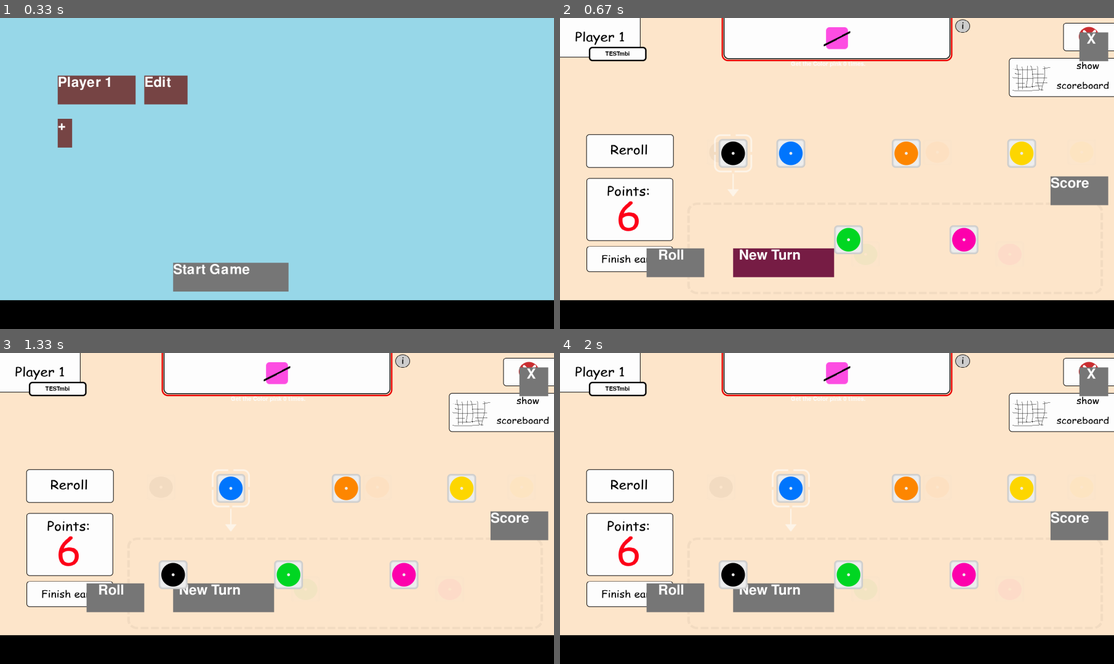
Above: before the commit, frames 1-4 (two rows, left to right).
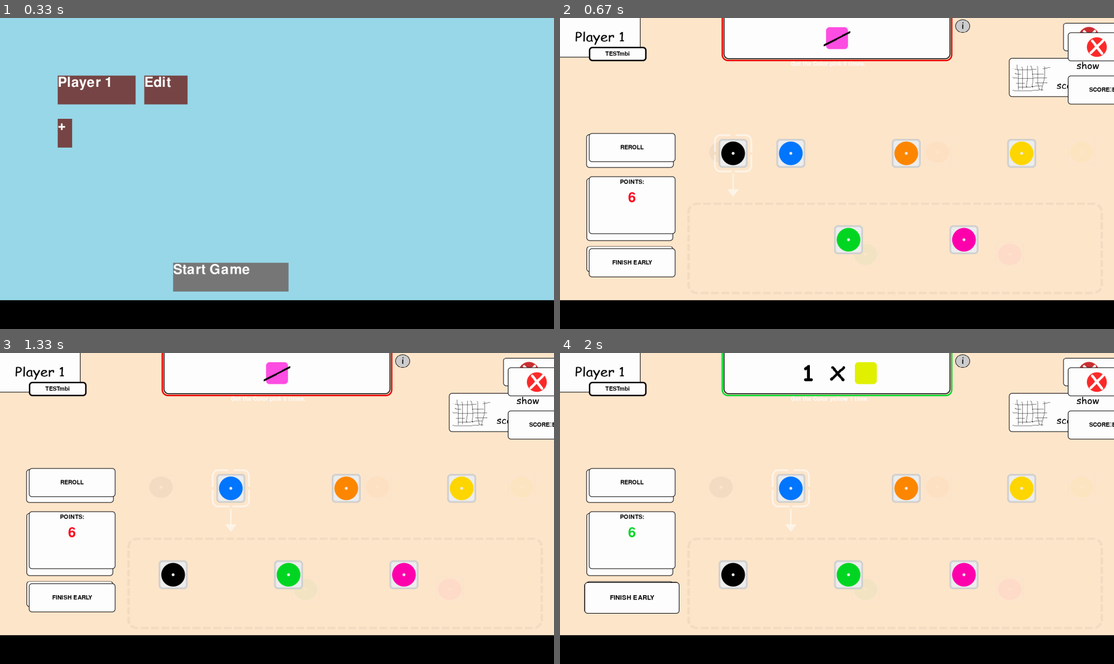
Above: after the commit, the same moments.

Repository: MathiasMeis/PygameKribbeln
Game: pygame game, started from code/mainGameLoop.py
Same seed, same stepped clock (60 frames per second), same inputs: the game is played once before the commit and once after it.
Inputs (mouse positions are in pixels of both pictures, inside the frame that each line leads up to):
- Up to frame 1 (0.33 s): no input
- Up to frame 2 (0.67 s): click "Start Game" at 0.38 s
- Up to frame 3 (1.33 s): click (171, 486) at 0.78 s; hold Right from 1.03 s (still down)
- Up to frame 4 (2 s): release Right at 1.5 s; click (632, 598) at 1.82 s, where only the run after the commit has a clickable "FINISH EARLY"

Frame 1 is identical in both runs. In frame 2, 6.1% of the frame differs, in the area x 5-100%, y 4-84%; in frame 3, 6.0%; in frame 4, 7.2%, in the area x 4-100%, y 0-84%.

Commit message:
Buttons in mainScreen überarbeitet
Alte Buttons entfernt und neue mithilfe der Klasse Button erstellt.

Diff:
--- a/code/mainScreen.py
+++ b/code/mainScreen.py
@@ -33,17 +33,13 @@
     closeLabel = font.render("X", 1, (255, 255, 255))
     scoreLabel = font.render("Score", 1, (255, 255, 255))
     testButton : Button = Button(100,100,200,50,"TESTmbi")
+    rerollButton : Button = Button(100,400,300,100,"REROLL",imageName="300x100White")
+    finishButton : Button = Button(100,800,300,100,"FINISH EARLY",imageName="300x100White")
+    quitButton : Button = Button(1760,50,300,100," ",imageName="300x100Quit")
+    scoreBoardButton : Button = Button(1760,200,300,100,"SCORE\nBOARD",imageName="300x100White")
 
     size = weight, height = 1920, 980 # 1920, 1080
     background = pygame.transform.scale(pygame.image.load(ImageHelper.getBackground("concept")), size)
-
-    def inThrowButton(x,y):
-        if MainScreen.throwButtonPos[0] <= x <= MainScreen.throwButtonPos[0]+MainScreen.throwButtonPos[2] and MainScreen.throwButtonPos[1] <= y <= MainScreen.throwButtonPos[1]+MainScreen.throwButtonPos[3]: return True
-        else: return False
-
-    def inTurnButton(x,y):
-        if MainScreen.turnButtonPos[0] <= x <= MainScreen.turnButtonPos[0]+MainScreen.turnButtonPos[2] and MainScreen.turnButtonPos[1] <= y <= MainScreen.turnButtonPos[1]+MainScreen.turnButtonPos[3]: return True
-        else: return False
 
     def mightBeDieStateChange(x,y) -> bool:
         if():
@@ -51,49 +47,22 @@
         else:
             return False
 
-    def inScoreButton(x,y):
-        if MainScreen.scoreButtonPos[0] <= x <= MainScreen.scoreButtonPos[0]+MainScreen.scoreButtonPos[2] and MainScreen.scoreButtonPos[1] <= y <= MainScreen.scoreButtonPos[1]+MainScreen.scoreButtonPos[3]: return True
-        else: return False
+    def drawPointsLabel(display):
+        display.blit(pygame.image.load(os.path.join(ImageHelper.getButton("300x200White"))),(100, 550))
 
-    def inCloseButton(x,y):
-        if MainScreen.closeButtonPos[0] <= x <= MainScreen.closeButtonPos[0]+MainScreen.closeButtonPos[2] and MainScreen.closeButtonPos[1] <= y <= MainScreen.closeButtonPos[1]+MainScreen.closeButtonPos[3]: return True
-        else: return False
+        pointsHeaderLabel = MainScreen.smallFont.render("POINTS:", 1, (0, 0, 0))
+        headerCentering : int = (150) - (pointsHeaderLabel.get_width() /2)
+        display.blit(pointsHeaderLabel, [100+headerCentering,560])
 
 
-    def drawThrowButton(display,mouse):
-        if MainScreen.inThrowButton(mouse[0],mouse[1]):
-            pygame.draw.rect(display, (120,30,70), MainScreen.throwButtonPos)
+        pointFont  = pygame.font.SysFont("comicsans", 70)
+
+        if(ScoreBoard.tasks[Game.currentRound].isCompleted(Game.playingDice)):
+            pointsLabel = pointFont.render(f"{Game.playingDice.getValues()}", 1, (0, 216, 36))
         else:
-            pygame.draw.rect(display, (120,120,120), MainScreen.throwButtonPos)
-        display.blit(MainScreen.throwLabel, MainScreen.throwLabelPos)
-        #Hier später einfach Bild von Button Neuer Wurf rein
-
-    def drawNewTurnButton(display,mouse):
-        if MainScreen.inTurnButton(mouse[0],mouse[1]):
-            pygame.draw.rect(display, (120,30,70), MainScreen.turnButtonPos)
-        else:
-            pygame.draw.rect(display, (120,120,120), MainScreen.turnButtonPos)
-        display.blit(MainScreen.turnLabel, MainScreen.turnLabelPos)
-        #Hier später einfach Bild von Button Neuer Zug rein
-
-
-    def drawScoreButton(display,mouse):
-        if MainScreen.inScoreButton(mouse[0],mouse[1]):
-            pygame.draw.rect(display, (120,30,70), MainScreen.scoreButtonPos)
-        else:
-            pygame.draw.rect(display, (120,120,120), MainScreen.scoreButtonPos)
-        display.blit(MainScreen.scoreLabel, MainScreen.scoreLabelPos)
-        #Hier später einfach Bild von Button Neuer Zug rein
-
-
-    def drawCloseButton(display,mouse):
-        if MainScreen.inCloseButton(mouse[0],mouse[1]):
-            pygame.draw.rect(display, (120,30,70), MainScreen.closeButtonPos)
-        else:
-            pygame.draw.rect(display, (120,120,120), MainScreen.closeButtonPos)
-        display.blit(MainScreen.closeLabel, MainScreen.closeLabelPos)
-        #Hier später einfach Bild von Button Neuer Zug rein
-
+            pointsLabel = pointFont.render(f"{Game.playingDice.getValues()}", 1, (255, 0, 25))
+        centering : int = (150) - (pointsLabel.get_width() /2)
+        display.blit(pointsLabel, [100+centering,600])
 
     def drawDice(display,mouse):
         MainScreen.testButton.draw(display)
@@ -189,14 +158,13 @@
         else:
             if event.type == pygame.MOUSEBUTTONDOWN:
                 mouse = pygame.mouse.get_pos()
-                if MainScreen.inThrowButton(mouse[0],mouse[1]):
+                if(MainScreen.rerollButton.mouseIsIn(mouse[0],mouse[1])):
                     Game.playingDice.reroll()
                 if MainScreen.testButton.mouseIsIn(mouse[0],mouse[1]):
                     print("HI")
-
-                if MainScreen.inTurnButton(mouse[0],mouse[1]):
+                if(MainScreen.finishButton.mouseIsIn(mouse[0],mouse[1])):
                     Game.currentRound += 1
-                if MainScreen.inCloseButton(mouse[0],mouse[1]):
+                if (MainScreen.quitButton.mouseIsIn(mouse[0], mouse [1])):
                     MainScreen.isShowQuitMessageBoard = True
                 if DiceRerollHandler.setIndexWithMouse(mouse):
                     DiceRerollHandler.switchReroll()
@@ -208,14 +176,19 @@
     def on_loop(display):
         display.blit(MainScreen.background, (0,0))
         mouse = pygame.mouse.get_pos()
-        MainScreen.drawThrowButton(display,mouse)
-        MainScreen.drawNewTurnButton(display,mouse)
         MainScreen.drawDice(display,mouse)
         MainScreen.drawTaskTable(display)
         MainScreen.drawTaskIcon(display)
         MainScreen.drawTask(display)
-        MainScreen.drawCloseButton(display,mouse)
-        MainScreen.drawScoreButton(display,mouse)
+        MainScreen.drawPointsLabel(display)
+        MainScreen.quitButton.draw(display)
+        MainScreen.quitButton.mouseIsIn(mouse[0], mouse[1])
+        MainScreen.scoreBoardButton.draw(display)
+        MainScreen.scoreBoardButton.mouseIsIn(mouse[0], mouse[1])
+        MainScreen.finishButton.draw(display)
+        MainScreen.finishButton.mouseIsIn(mouse[0], mouse[1])
+        MainScreen.rerollButton.draw(display)
+        MainScreen.rerollButton.mouseIsIn(mouse[0], mouse[1])
         MainScreen.testButton.mouseIsIn(mouse[0], mouse[1])
         if(MainScreen.isShowScoreBoard):
             print("Score")
Binary file added: graphics/buttons/300x100Quit.png
Binary file added: graphics/buttons/300x100White.png
Binary file added: graphics/buttons/300x200White.png
Binary file added: graphics/orientationHelper.png
